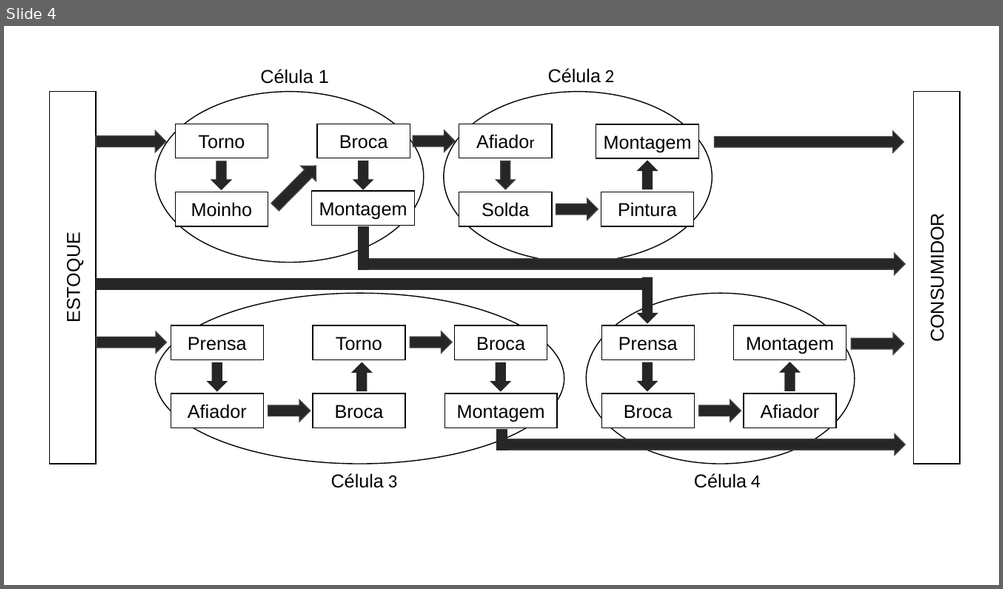
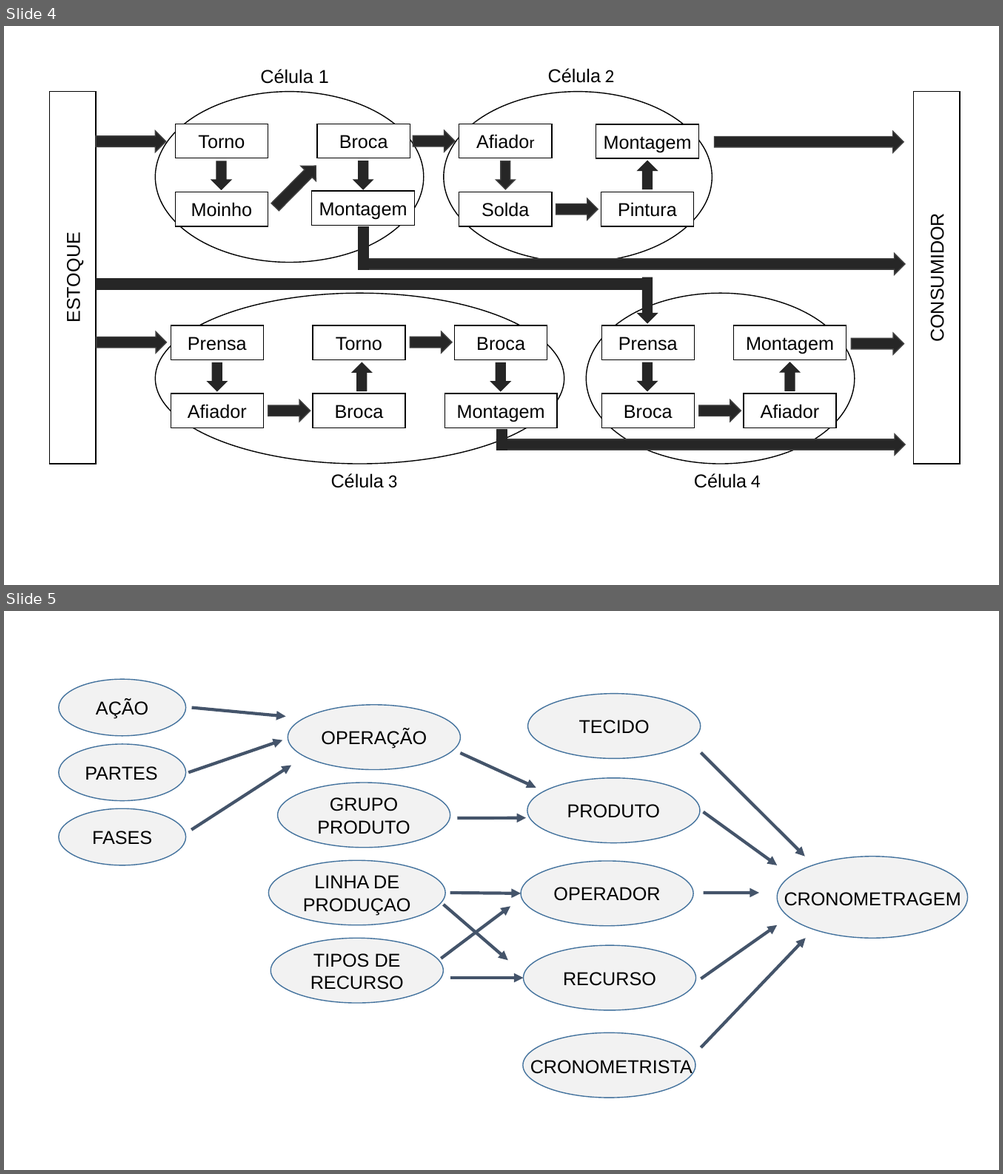
Before and after one commit to ruannicolini/Tear, a slide deck: Documentação/Imagens TCC/Apresentação1.pptx. Shown one above the other, each under a label of ours: slide 4 before the commit, slides 4 and 5 after it. The pictures are 1003x589 and 1003x1174 pixels, drawn with LibreOffice and Linux fonts; fonts in the diff are those of the drawing. Boxes give left, top, right and bottom in pixels: in the first picture for what was removed or moved away, otherwise in the second. Text is boxed around its words. In the diff, an @@ line names an element or a change of style, - is before the commit and + after.

```diff
--- a/Documentação/Imagens TCC/Apresentação1.pptx
+++ b/Documentação/Imagens TCC/Apresentação1.pptx
@@ slide 5 added at (4,611,999,1170), background #FFFFFF @@
@@ ellipse added at (59,679,185,735), fill #F2F2F2, outline #43739E 1 pt, 18 pt, text #000000 @@
+AÇÃO
@@ ellipse added at (528,694,700,759), fill #F2F2F2, outline #43739E 1 pt, 18 pt, text #000000 @@
+TECIDO
@@ arrow added from (192, 708) to (286, 716), #44546A 3 pt @@
@@ ellipse added at (287,705,460,770), fill #F2F2F2, outline #43739E 1 pt, 18 pt, text #000000 @@
+OPERAÇÃO
@@ arrow added from (188, 773) to (282, 740), #44546A 3 pt @@
@@ ellipse added at (59,744,185,801), fill #F2F2F2, outline #43739E 1 pt, 18 pt, text #000000 @@
+PARTES
@@ arrow added from (191, 829) to (291, 766), #44546A 3 pt @@
@@ arrow added from (461, 753) to (536, 788), #44546A 3 pt @@
@@ arrow added from (701, 753) to (805, 857), #44546A 3 pt @@
@@ ellipse added at (278,783,450,848), fill #F2F2F2, outline #43739E 1 pt, 18 pt, text #000000 @@
+GRUPO PRODUTO
@@ ellipse added at (527,778,700,843), fill #F2F2F2, outline #43739E 1 pt, 18 pt, text #000000 @@
+PRODUTO
@@ ellipse added at (59,809,185,866), fill #F2F2F2, outline #43739E 1 pt, 18 pt, text #000000 @@
+FASES
@@ arrow added from (457, 818) to (526, 818), #44546A 3 pt @@
@@ arrow added from (703, 812) to (777, 866), #44546A 3 pt @@
@@ ellipse added at (269,861,446,925), fill #F2F2F2, outline #43739E 1 pt, 18 pt, text #000000 @@
+LINHA DE PRODUÇAO
@@ ellipse added at (521,861,694,925), fill #F2F2F2, outline #43739E 1 pt, 18 pt, text #000000 @@
+OPERADOR
@@ ellipse added at (777,857,967,939), fill #F2F2F2, outline #43739E 1 pt @@
@@ arrow added from (450, 893) to (521, 894), #44546A 3 pt @@
@@ arrow added from (703, 893) to (759, 893), #44546A 3 pt @@
@@ text added at (784,892,961,906), 18 pt, text #000000 @@
+CRONOMETRAGEM
@@ arrow added from (441, 959) to (511, 906), #44546A 3 pt @@
@@ arrow added from (444, 905) to (508, 961), #44546A 3 pt @@
@@ ellipse added at (270,939,443,1003), fill #F2F2F2, outline #43739E 1 pt, 18 pt, text #000000 @@
+TIPOS DE RECURSO
@@ arrow added from (701, 979) to (777, 925), #44546A 3 pt @@
@@ arrow added from (701, 1048) to (805, 939), #44546A 3 pt @@
@@ ellipse added at (523,946,696,1011), fill #F2F2F2, outline #43739E 1 pt, 18 pt, text #000000 @@
+RECURSO
@@ arrow added from (450, 978) to (523, 978), #44546A 3 pt @@
@@ ellipse added at (523,1034,695,1098), fill #F2F2F2, outline #43739E 1 pt @@
@@ text added at (530,1060,692,1077), 18 pt, text #000000 @@
+CRONOMETRISTA
```
Also in this commit, not shown: 13 other files.
